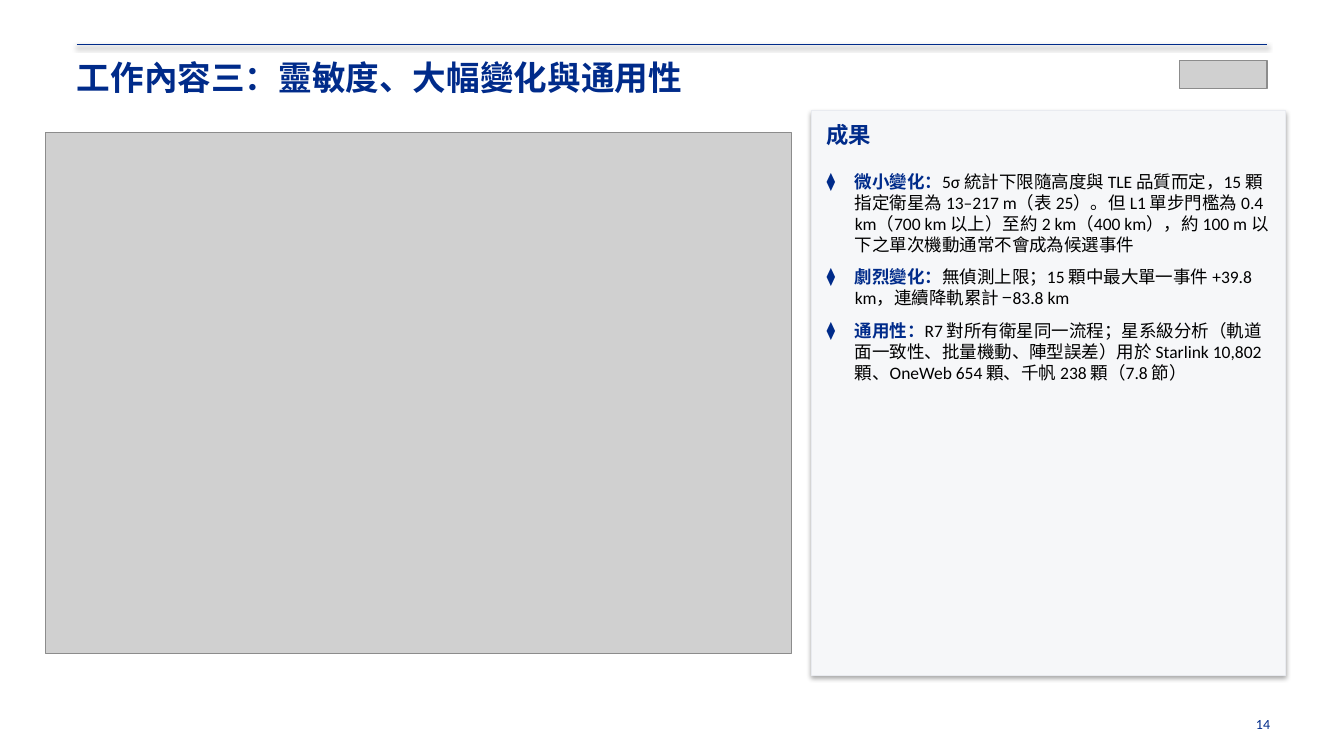
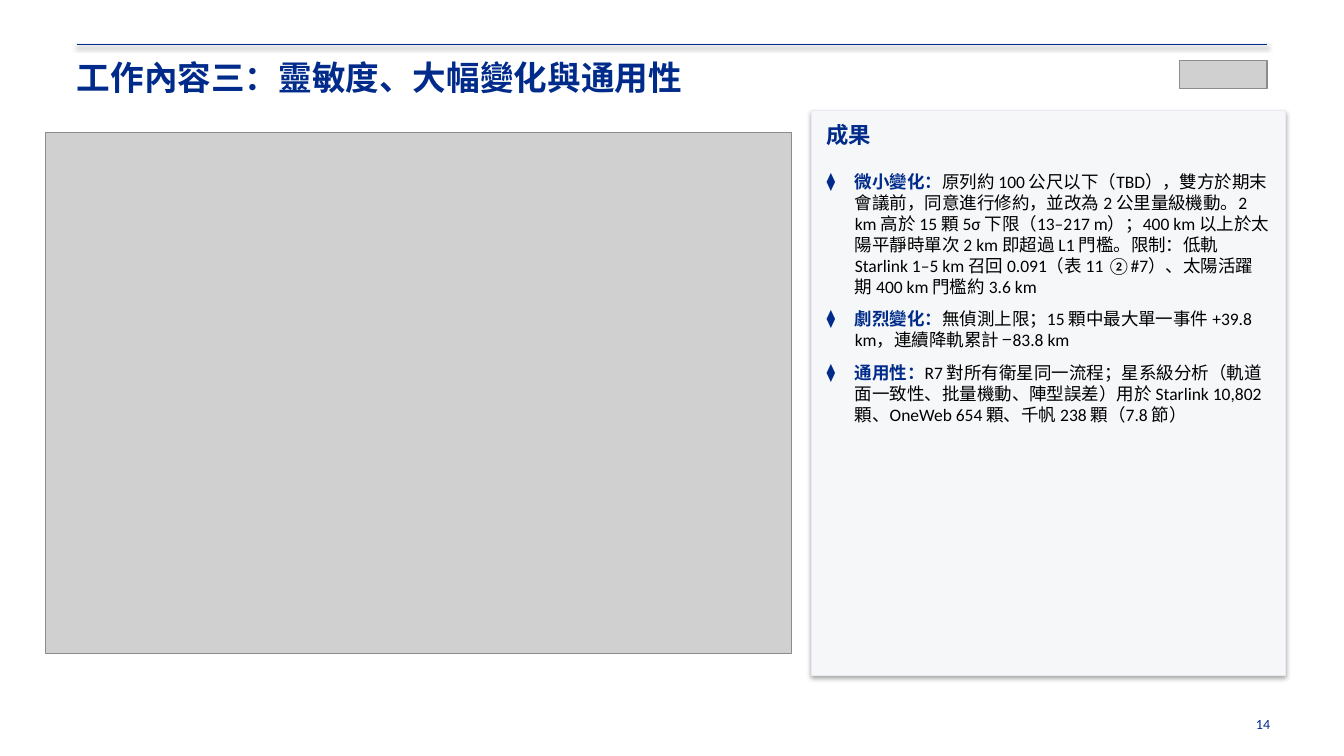
Before and after one commit to RhynoW/Sat_TraingDataExtension, a slide deck: slide 14 of docs/期末報告_補充簡報_建議事項一問一答_20261125.pptx. Drawn at 1344x756 pixels with LibreOffice and Linux fonts; fonts in the diff are those of the drawing; grey boxes stand for pictures. Boxes give left, top, right and bottom in pixels: in the first picture for what was removed or moved away, otherwise in the second. Text is boxed around its words. In the diff, an @@ line names an element or a change of style, - is before the commit and + after.

```diff
--- a/docs/期末報告_補充簡報_建議事項一問一答_20261125.pptx
+++ b/docs/期末報告_補充簡報_建議事項一問一答_20261125.pptx
@@ text at [855, 173, 1269, 295]: text changed @@
-⧫ 微小變化：5σ 統計下限隨高度與 TLE 品質而定，15 顆指定衛星為 13–217 m（表 25）。但 L1 單步門檻為 0.4 km（700 km 以上）至約 2 km（400 km），約 100 m 以下之單次機動通常不會成為候選事件
+⧫ 微小變化：原列約 100 公尺以下（TBD），雙方於期末會議前，同意進行修約，並改為 2 公里量級機動。2 km 高於 15 顆 5σ 下限（13–217 m）；400 km 以上於太陽平靜時單次 2 km 即超過 L1 門檻。限制：低軌 Starlink 1–5 km 召回 0.091（表 11 ②#7）、太陽活躍期 400 km 門檻約 3.6 km
```
Also in this commit, not shown: 2 other slides changed, 20 other files.
